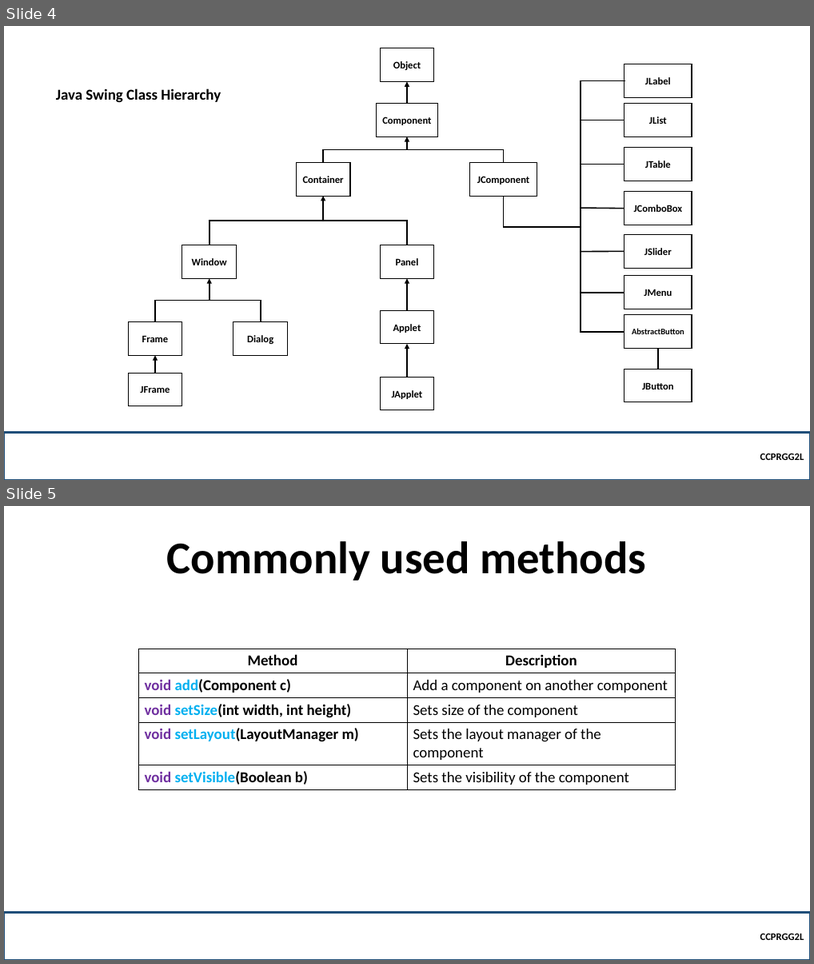
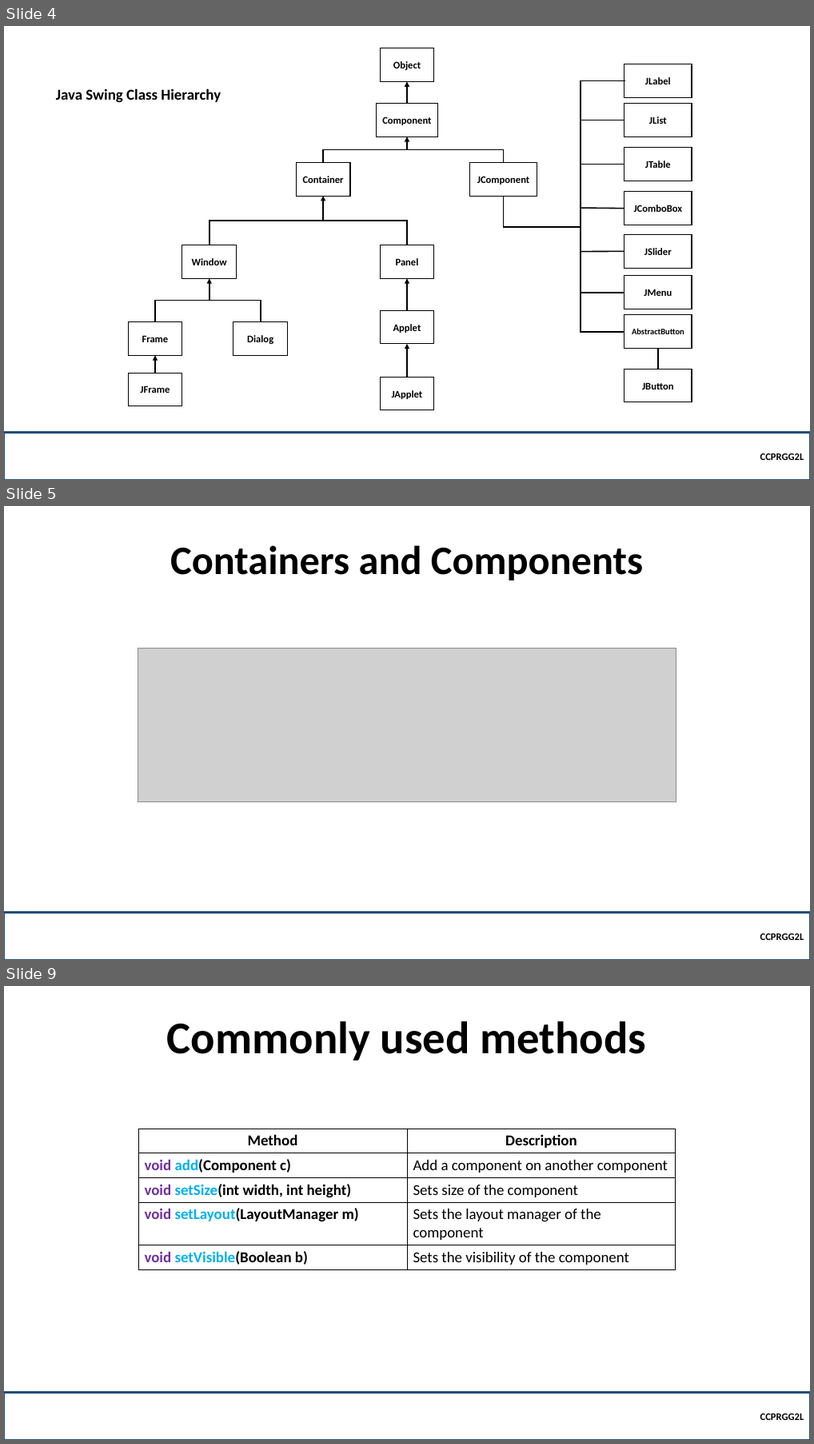
Before and after one commit to robitussin/CCPRGG2L, a slide deck: week_9-10/Java Swing.pptx. Shown one above the other, each under a label of ours: slides 4 and 5 before the commit, slides 4, 5 and 9 after it; the slides between them are not shown. The pictures are 814x964 and 814x1444 pixels, drawn with LibreOffice and Linux fonts; fonts in the diff are those of the drawing; grey boxes stand for pictures; background and template pictures are left out. Boxes give left, top, right and bottom in pixels: in the first picture for what was removed or moved away, otherwise in the second. Text is boxed around its words. In the diff, an @@ line names an element or a change of style, - is before the commit and + after.

```diff
--- a/week_9-10/Java Swing.pptx
+++ b/week_9-10/Java Swing.pptx
@@ slide 5 added at (4, 506, 810, 960), background picture (left out) @@
@@ title added at (170, 545, 643, 580), 48 pt, text #000000, bold @@
+Containers and Components
@@ picture added at (138, 648, 677, 801) @@
@@ rectangle added at (4, 912, 810, 960), outline #1F4E79 2.25 pt, 12 pt, text #000000, bold @@
+CCPRGG2L
@@ what was slide 5 is now slide 9 @@
```
Also in this commit, not shown: 3 other slides added.
